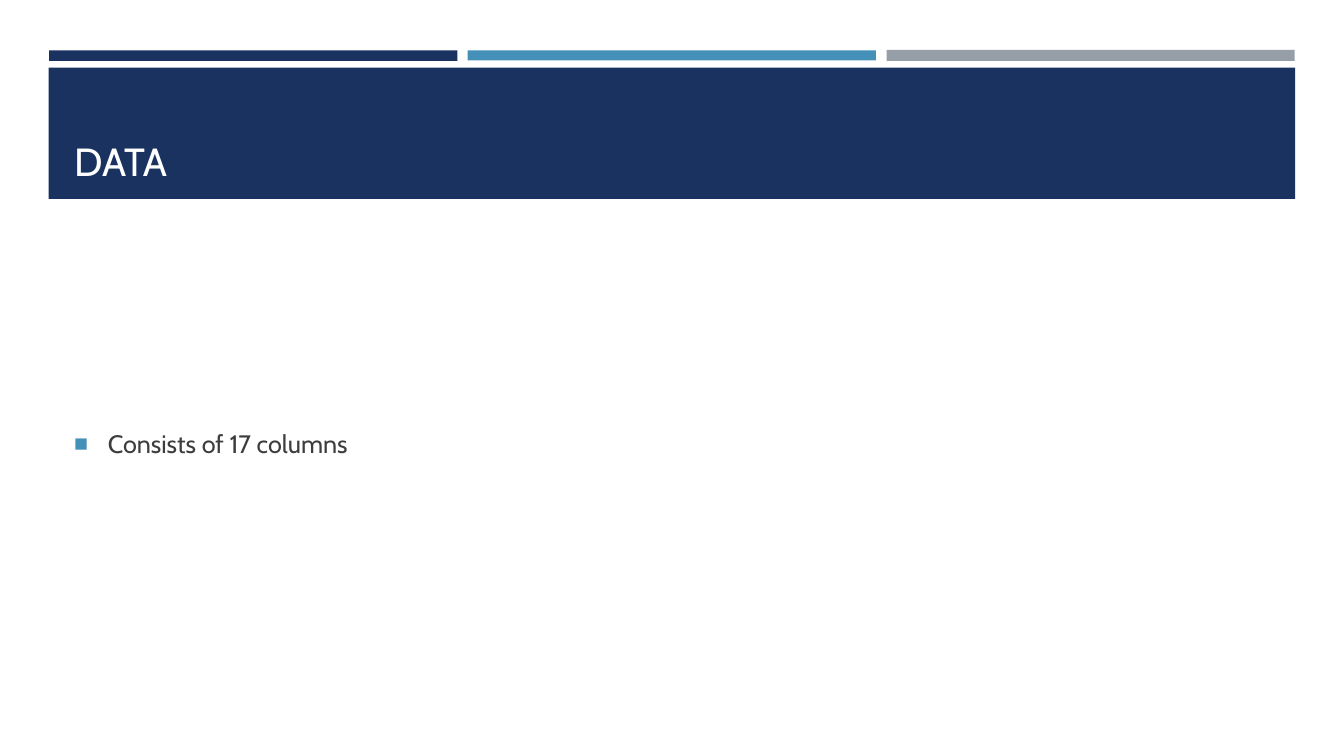
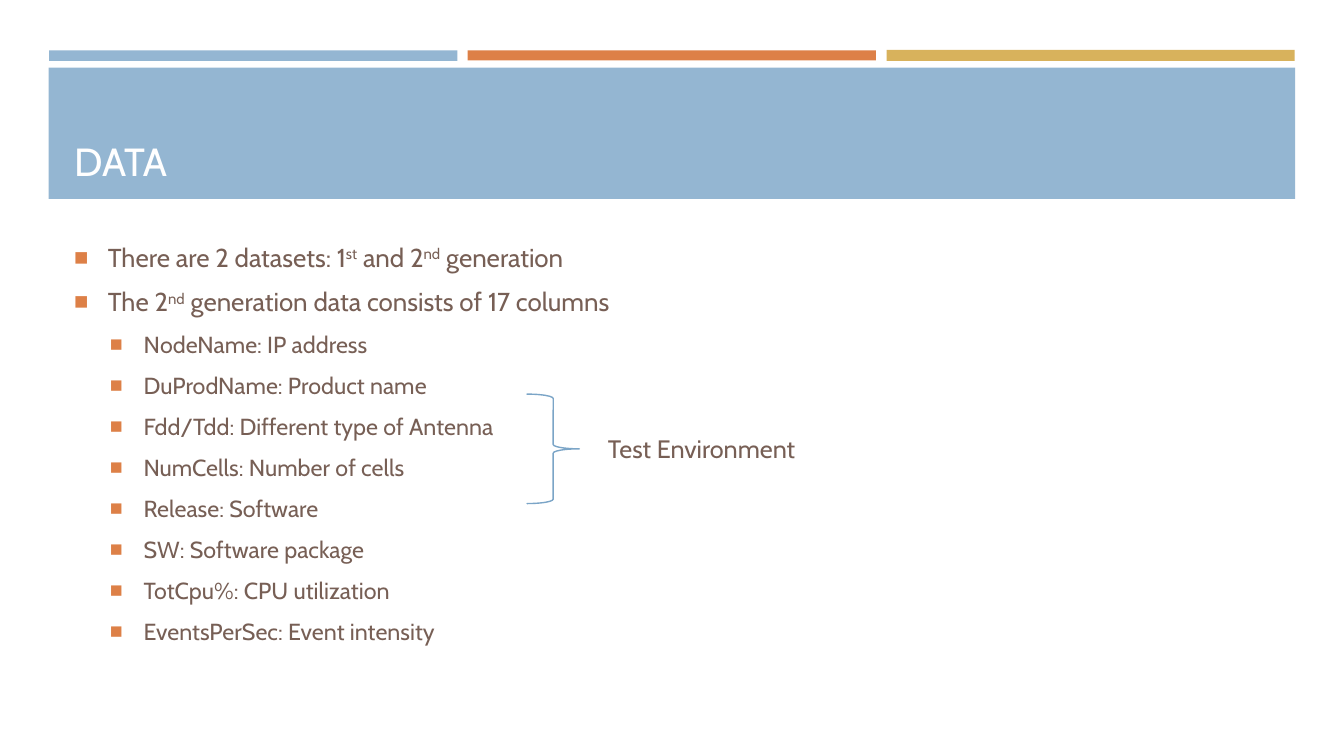
Before and after one commit to araea382/MT, a slide deck: slide 4 of Presentation/1-Proposal seminar.pptx (slide 3 before the commit). Drawn at 1344x756 pixels with LibreOffice and Linux fonts; fonts in the diff are those of the drawing. Boxes give left, top, right and bottom in pixels: in the first picture for what was removed or moved away, otherwise in the second. Text is boxed around its words. In the diff, an @@ line names an element or a change of style, - is before the commit and + after.

```diff
--- a/Presentation/1-Proposal seminar.pptx
+++ b/Presentation/1-Proposal seminar.pptx
@@ rectangle at [49,50,458,60]: fill #1A3260 to #94B6D2 @@
@@ rectangle at [468,50,876,60]: fill #4590B8 to #DD8047 @@
@@ rectangle at [886,50,1295,62]: fill #969FA7 to #D8B25C @@
@@ rectangle at [48,68,1296,199]: fill #1A3260 to #94B6D2 @@
@@ text at [108,247,609,646]: text changed; size 18 to 16.6 pt; text colour #3D3D3D to #775F55 @@
-■ Consists of 17 columns
+■ There are 2 datasets: 1st and 2nd generation
+■ The 2nd generation data consists of 17 columns
+  ■ NodeName: IP address
+  ■ DuProdName: Product name
+  ■ Fdd/Tdd: Different type of Antenna
+  ■ NumCells: Number of cells
+  ■ Release: Software
+  ■ SW: Software package
+  ■ TotCpu%: CPU utilization
+  ■ EventsPerSec: Event intensity
@@ right brace added at [527,394,580,504], outline #7BA5C7 1 pt @@
@@ text added at [608,440,795,459], 18 pt, text #775F55 @@
+Test Environment
```
Also in this commit, not shown: 4 other slides changed, 2 slides added, 1 slide removed, 6 other files.
